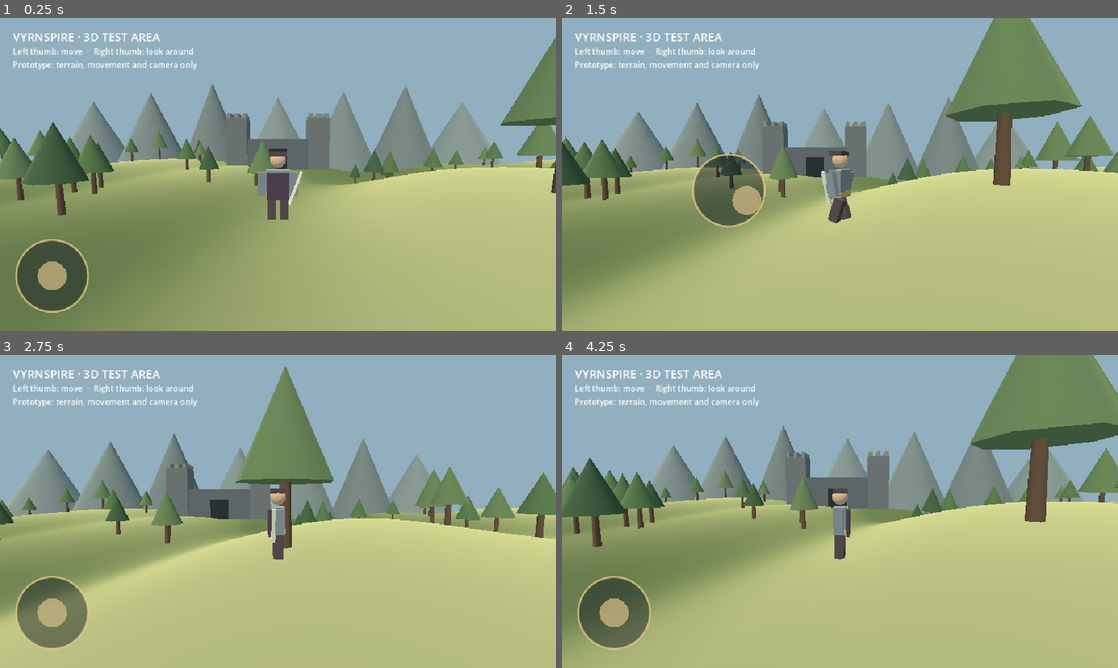
Above: before the commit, frames 1-4 (two rows, left to right).
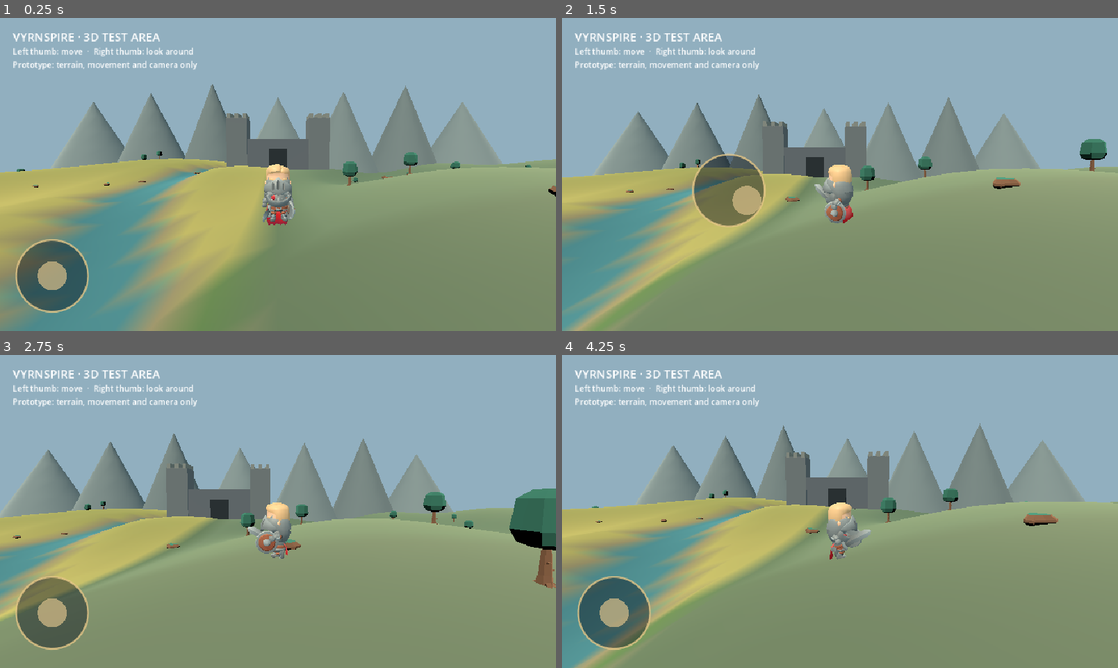
Above: after the commit, the same moments.

Repository: theintruder-glitch/Runebound
Game: Godot game, scene res://main.tscn
Two runs of this game, one before a commit and one after it. Both use one fixed random seed, a clock stepped at 60 frames per second and the inputs below.
Inputs (mouse positions are in pixels of both pictures, inside the frame that each line leads up to):
- Up to frame 1 (0.25 s): no input
- Up to frame 2 (1.5 s): move the mouse to (962, 158) at 0.52 s; hold D 0.53-1.25 s; click (962, 158) at 0.67 s; drag from (728, 190) to (812, 237) at 1.27 s
- Up to frame 3 (2.75 s): move the mouse to (333, 442) at 2.02 s; hold D from 2.03 s (still down)
- Up to frame 4 (4.25 s): release D at 2.75 s; drag from (812, 574) to (673, 464) at 2.77 s; move the mouse to (1006, 558) at 3.52 s; hold A from 3.53 s (still down)

The runs differ from the first frame. In frame 1, 54% of the frame differs, in the area x 0-100%, y 6-100%; in frame 2, 56%; in frame 3, 52%; in frame 4, 60%, in the area x 0-100%, y 0-100%.

Commit message:
Add animated hero and map-inspired terrain to 3D preview

Diff:
--- a/vyrnspire-3d/project.godot
+++ b/vyrnspire-3d/project.godot
@@ -4,7 +4,7 @@
 run/main_scene="res://main.tscn"
 config/features=PackedStringArray("4.5", "GL Compatibility")
 config/icon="res://assets/icon.svg"
-config/version="0.1.0"
+config/version="0.2.0"
 [display]
 window/size/viewport_width=960
 window/size/viewport_height=540
--- a/vyrnspire-3d/scripts/preview.gd
+++ b/vyrnspire-3d/scripts/preview.gd
@@ -1,5 +1,8 @@
 extends Node3D
 const Touch=preload("res://scripts/touch_controls.gd")
+const HeroScene=preload("res://assets/hero.glb")
+const TreeScene=preload("res://assets/tree.glb")
+const RockScene=preload("res://assets/rock.glb")
 var player:CharacterBody3D
 var camera:Camera3D
 var touch:Control
@@ -7,15 +10,24 @@
 var yaw=0.0
 var pitch=-0.26
 var walk_phase=0.0
-var left_leg:MeshInstance3D
-var right_leg:MeshInstance3D
-var left_arm:MeshInstance3D
-var right_arm:MeshInstance3D
+var animator:AnimationPlayer
+var active_animation=""
 const SPEED=5.5
 const GRID=64
 const STEP=2.0
+func river_center(z:float) -> float: return -8.0+sin(z*.055)*9.0
 func terrain_height(x:float,z:float) -> float:
-	return 2.3*sin(x*.075)*cos(z*.065)+0.7*sin(x*.19+z*.11)+1.0*cos(z*.045)
+	var height=2.3*sin(x*.075)*cos(z*.065)+0.7*sin(x*.19+z*.11)+1.0*cos(z*.045)
+	var river_dist=absf(x-river_center(z))
+	return height-1.5*clampf((7.0-river_dist)/5.0,0.0,1.0)
+func ground_color(v:Vector3) -> Color:
+	var distance=absf(v.x-river_center(v.z))
+	if distance<3.0: return Color("3c7885")
+	if distance<5.0: return Color("827e61")
+	if v.x<0 and v.z<0: return Color("a8a15e").lerp(Color("74814d"),clampf((v.y+2)/6,0,1))
+	if v.x>0 and v.z<0: return Color("536c5a").lerp(Color("71856b"),clampf((v.y+2)/6,0,1))
+	if v.x<0: return Color("466b46").lerp(Color("71894f"),clampf((v.y+2)/6,0,1))
+	return Color("405d45").lerp(Color("72816a"),clampf((v.y+2)/6,0,1))
 func material(c:Color,roughness:float=1.0) -> StandardMaterial3D:
 	var m=StandardMaterial3D.new();m.albedo_color=c;m.roughness=roughness;return m
 func _ready() -> void:
@@ -32,7 +44,7 @@
 			var x0=x*STEP-half;var z0=z*STEP-half
 			var a=Vector3(x0,terrain_height(x0,z0),z0);var b=Vector3(x0+STEP,terrain_height(x0+STEP,z0),z0);var c=Vector3(x0,terrain_height(x0,z0+STEP),z0+STEP);var d=Vector3(x0+STEP,terrain_height(x0+STEP,z0+STEP),z0+STEP)
 			for v in [a,b,c,b,d,c]:
-				var blend=clampf((v.y+1.0)/3.0,0.0,1.0);st.set_color(Color("526742").lerp(Color("9aa476"),blend));st.add_vertex(v)
+				st.set_color(ground_color(v));st.add_vertex(v)
 	st.generate_normals();var mesh=st.commit()
 	var ground=MeshInstance3D.new();ground.mesh=mesh;var mat=material(Color.WHITE);mat.vertex_color_use_as_albedo=true;ground.material_override=mat;add_child(ground)
 	var body=StaticBody3D.new();var shape=CollisionShape3D.new();shape.shape=mesh.create_trimesh_shape();body.add_child(shape);add_child(body)
@@ -44,13 +56,17 @@
 	var mesh=CylinderMesh.new();mesh.top_radius=radius*.7;mesh.bottom_radius=radius;mesh.height=height;mesh.radial_segments=8;return add_mesh(parent,mesh,pos,color)
 func make_landmarks() -> void:
 	var rng=RandomNumberGenerator.new();rng.seed=9012
-	for i in range(95):
+	for i in range(78):
+		var x=rng.randf_range(-56,56);var z=rng.randf_range(-56,56)
+		if Vector2(x,z).length()<8 or absf(x-river_center(z))<6 or (absf(x)<9 and z < -28): continue
+		if x<0 and z<0 and i%3!=0: continue
+		var p=Vector3(x,terrain_height(x,z),z)
+		var tree=TreeScene.instantiate();tree.position=p;tree.rotation.y=rng.randf_range(0,TAU)
+		var scale_value=rng.randf_range(1.2,2.0);tree.scale=Vector3.ONE*scale_value;add_child(tree)
+	for i in range(26):
 		var x=rng.randf_range(-55,55);var z=rng.randf_range(-55,55)
-		if Vector2(x,z).length()<8 or (absf(x)<9 and z < -28): continue
-		var p=Vector3(x,terrain_height(x,z),z);var tree=Node3D.new();tree.position=p;add_child(tree)
-		var h=rng.randf_range(3.5,6.5);cylinder(tree,.24,h*.55,Vector3(0,h*.28,0),Color("584638"))
-		var crown=CylinderMesh.new();crown.top_radius=0;crown.bottom_radius=h*.30;crown.height=h*.66;crown.radial_segments=7
-		add_mesh(tree,crown,Vector3(0,h*.72,0),[Color("38563d"),Color("4a6a46"),Color("587451")][i%3])
+		if Vector2(x,z).length()<8: continue
+		var rock=RockScene.instantiate();rock.position=Vector3(x,terrain_height(x,z),z);rock.rotation.y=rng.randf_range(0,TAU);rock.scale=Vector3.ONE*rng.randf_range(.8,2.0);add_child(rock)
 	# Decorative ridge sits beyond the playable terrain; it has no collision.
 	for i in range(7):
 		var ridge=CylinderMesh.new();ridge.top_radius=0;ridge.bottom_radius=18.0;ridge.height=32.0+(i%3)*6;ridge.radial_segments=7
@@ -66,16 +82,16 @@
 	player=CharacterBody3D.new();player.name="Player";add_child(player);player.position=Vector3(0,terrain_height(0,0)+2,0)
 	var collision=CollisionShape3D.new();var capsule=CapsuleShape3D.new();capsule.radius=.35;capsule.height=1.8;collision.shape=capsule;collision.position.y=.9;player.add_child(collision)
 	avatar=Node3D.new();avatar.name="Avatar";player.add_child(avatar)
-	var leather=Color("49414b");var armor=Color("72818b");var trim=Color("b99a61")
-	box(avatar,Vector3(.72,.80,.38),Vector3(0,1.14,0),armor)
-	box(avatar,Vector3(.74,.13,.42),Vector3(0,.84,0),trim)
-	box(avatar,Vector3(.64,.78,.1),Vector3(0,1.07,.25),Color("46384f"))
-	var head=SphereMesh.new();head.radius=.24;head.height=.48;head.radial_segments=12;head.rings=6;add_mesh(avatar,head,Vector3(0,1.84,0),Color("c8a68b"))
-	box(avatar,Vector3(.5,.14,.42),Vector3(0,2.02,.03),leather)
-	left_leg=box(avatar,Vector3(.25,.7,.29),Vector3(-.19,.37,0),leather);right_leg=box(avatar,Vector3(.25,.7,.29),Vector3(.19,.37,0),leather)
-	left_arm=box(avatar,Vector3(.24,.7,.25),Vector3(-.49,1.13,0),armor);right_arm=box(avatar,Vector3(.24,.7,.25),Vector3(.49,1.13,0),armor)
-	var sword=box(avatar,Vector3(.07,1.05,.12),Vector3(.52,1.02,.16),Color("d5d7c8"));sword.rotation.z=-.35
+	var hero=HeroScene.instantiate();hero.name="HeroModel";avatar.add_child(hero)
+	animator=hero.find_child("AnimationPlayer",true,false) as AnimationPlayer
+	if animator!=null:
+		for animation_name in ["Idle","Walking_A"]:
+			if animator.has_animation(animation_name): animator.get_animation(animation_name).loop_mode=Animation.LOOP_LINEAR
+		play_animation("Idle")
 	camera=Camera3D.new();camera.current=true;camera.fov=65;add_child(camera);update_camera(1.0)
+func play_animation(animation_name:String) -> void:
+	if animator!=null and animator.has_animation(animation_name) and active_animation!=animation_name:
+		animator.play(animation_name,.15);active_animation=animation_name
 func make_hud() -> void:
 	var layer=CanvasLayer.new();add_child(layer);touch=Touch.new();layer.add_child(touch)
 	var title=Label.new();title.text="VYRNSPIRE · 3D TEST AREA";title.position=Vector2(22,18);title.add_theme_font_size_override("font_size",20);touch.add_child(title)
@@ -98,6 +114,6 @@
 	if move.length()>.05:
 		avatar.rotation.y=atan2(-move.x,-move.z);walk_phase+=dt*9
 	else: walk_phase=lerpf(walk_phase,round(walk_phase/PI)*PI,dt*8)
-	left_leg.rotation.x=sin(walk_phase)*.45;right_leg.rotation.x=-left_leg.rotation.x;left_arm.rotation.x=-left_leg.rotation.x*.7;right_arm.rotation.x=left_leg.rotation.x*.7
+	play_animation("Walking_A" if move.length()>.05 else "Idle")
 	if player.position.y < -10:player.position=Vector3(0,terrain_height(0,0)+2,0);player.velocity=Vector3.ZERO
 	update_camera(dt)
--- a/vyrnspire-3d/tests/test_preview.gd
+++ b/vyrnspire-3d/tests/test_preview.gd
@@ -13,6 +13,7 @@
 	var game=load("res://main.tscn").instantiate();root.add_child(game)
 	for i in range(90):await physics_frame
 	check(game.player.is_on_floor(),"Player lands on the 3D terrain")
+	check(game.animator!=null and game.animator.has_animation("Idle") and game.animator.has_animation("Walking_A"),"Rigged character includes idle and walking animation")
 	check(absf(game.terrain_height(0,0)-game.terrain_height(20,10))>.1,"Terrain has varied elevation")
 	var start=game.player.global_position
 	touch_at(Vector2(100,430),1,true);drag_at(Vector2(100,370),Vector2(0,-60),1)
@@ -22,8 +23,11 @@
 	var old_yaw=game.yaw
 	for i in range(30):await physics_frame
 	check(game.player.global_position.distance_to(start)>.5,"Character walks on terrain")
+	check(game.animator.current_animation=="Walking_A","Walking uses the character animation")
 	check(absf(game.yaw-old_yaw)>.1,"Camera rotates from a look drag")
 	touch_at(Vector2(700,300),2,false);check(game.touch.move_id==1 and game.touch.direction.length()>.5,"Releasing camera leaves movement held")
 	touch_at(Vector2(100,370),1,false,true);check(game.touch.move_id==-1 and game.touch.direction==Vector2.ZERO,"Cancelled movement stops cleanly")
+	await physics_frame;await physics_frame
+	check(game.animator.current_animation=="Idle","Character returns to idle when movement stops")
 	game.touch.reset();check(game.touch.look_id==-1 and game.touch.direction==Vector2.ZERO,"Reset clears all touch ownership")
 	print("%d 3D PREVIEW CHECKS PASSED" % checks);game.queue_free();quit(0)
Binary file added: vyrnspire-3d/assets/hero.glb
Binary file added: vyrnspire-3d/assets/rock.glb
Binary file added: vyrnspire-3d/assets/tree.glb
Not shown, changed: vyrnspire-3d/export_presets.cfg
Not shown, added: .github/workflows/3d-v2-temp.yml
Not shown, added: vyrnspire-3d/ASSET-CREDITS.md
